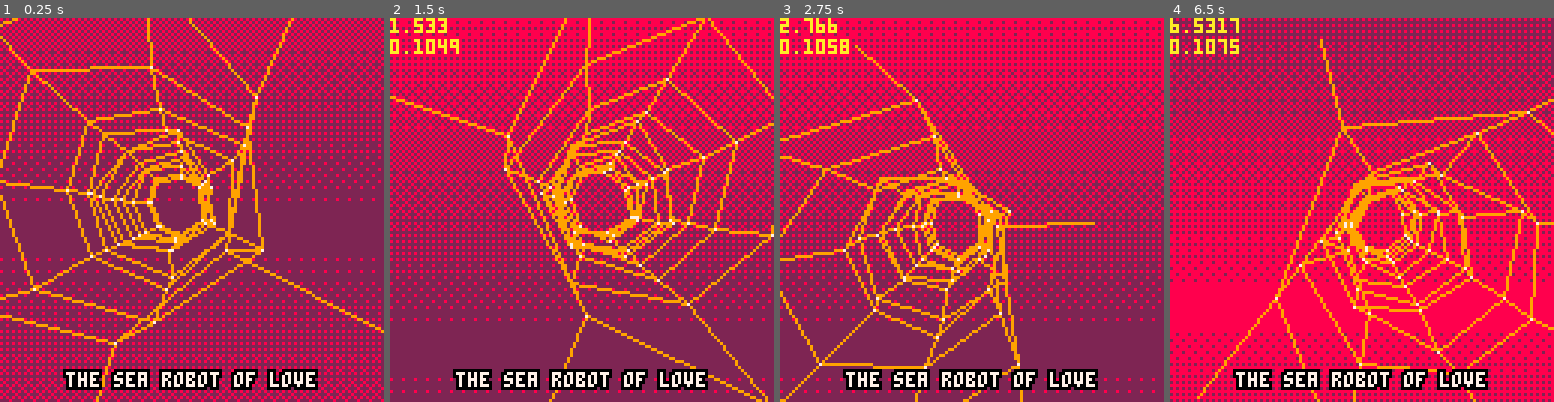
Above: before the commit, frames 1-4 (left to right).
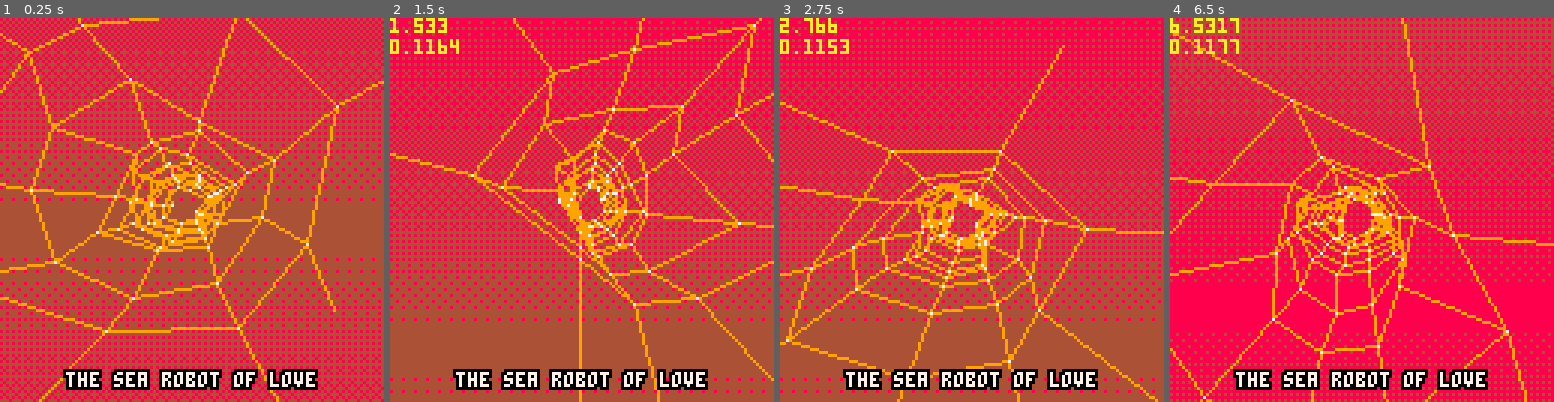
Above: after the commit, the same moments.

Repository: xavier/pico8
Game: PICO-8 cartridge srol.p8
Two runs of this game, one before a commit and one after it. Both use one fixed random seed, a clock stepped at 60 frames per second and the inputs below.
Inputs:
- Up to frame 1 (0.25 s): no input
- Up to frame 2 (1.5 s): tap O (Z key) at 0.33, 0.7, 1.43 s; tap X (X key) at 1.07 s
- Up to frame 3 (2.75 s): hold Left 1.97-2.37 s; tap X (X key) at 2.07, 2.4, 2.73 s; tap O (Z key) at 2.22 s
- Up to frame 4 (6.5 s): hold Right 2.87-3.53 s; tap X (X key) every 0.33 s from 3.07 to 6.4 s; tap O (Z key) every 0.88 s from 3.1 to 5.75 s; hold Right 4.13-4.53 s; hold Left 5.13-5.8 s; hold Left from 6.23 s (still down)

The runs differ from the first frame. In frame 1, 77% of the frame differs, in the area x 0-100%, y 0-100%; in frame 2, 66%; in frame 3, 63%; in frame 4, 43%.

Commit message:
Improve tunnel

Diff:
--- a/srol.p8
+++ b/srol.p8
@@ -54,7 +54,7 @@
   fg = 0x09
  },
  red2 = {
-  bg = 0x08,
+  bg = 0x48,
   fg = 0x09
  },
  blue = {
@@ -486,11 +486,11 @@
  tunnel_rings = {}
 
  local nrings = 12
- local ndots = 7
- local depth = -120
- local xoffset = 10*cos(t*0.39)
+ local ndots = 9
+ local depth = -200
+ local xoffset = 7*cos(t*0.39+sin(t*0.01))
  local yoffset = 7*sin(t*0.27)
- local zoffset = (t * 35) % abs(depth)
+ local zoffset = (t * 37) % abs(depth)
 
  for r=1,nrings do
   local ring = {}
@@ -499,9 +499,10 @@
    z += depth
   end
   for i=1,ndots do
-   local a = (i/ndots) + ring_seeds[r]*.01
-   local xradius = 15 + 3*sin(t+ring_seeds[r]+ring_seeds[i]*i)
-   local yradius = 15 + 2*sin(t+ring_seeds[r]+ring_seeds[i]*i)
+   local warp_seed = ring_seeds[r]+ring_seeds[i] * i
+   local a = (i/ndots)
+   local xradius = 15 + 6*cos(t*0.35+warp_seed * (i % 2))
+   local yradius = 15 + 2.5*sin(t*0.25+warp_seed)
    local v = {
     xoffset + cos(a)*xradius,
     yoffset + sin(a)*yradius,
@@ -519,7 +520,7 @@
   return a[1] > b[1]
  end)
 
- local mypal = palettes.red
+ local mypal = palettes.red2
 
  draw_dithered_background(mypal.bg, timer)
 
